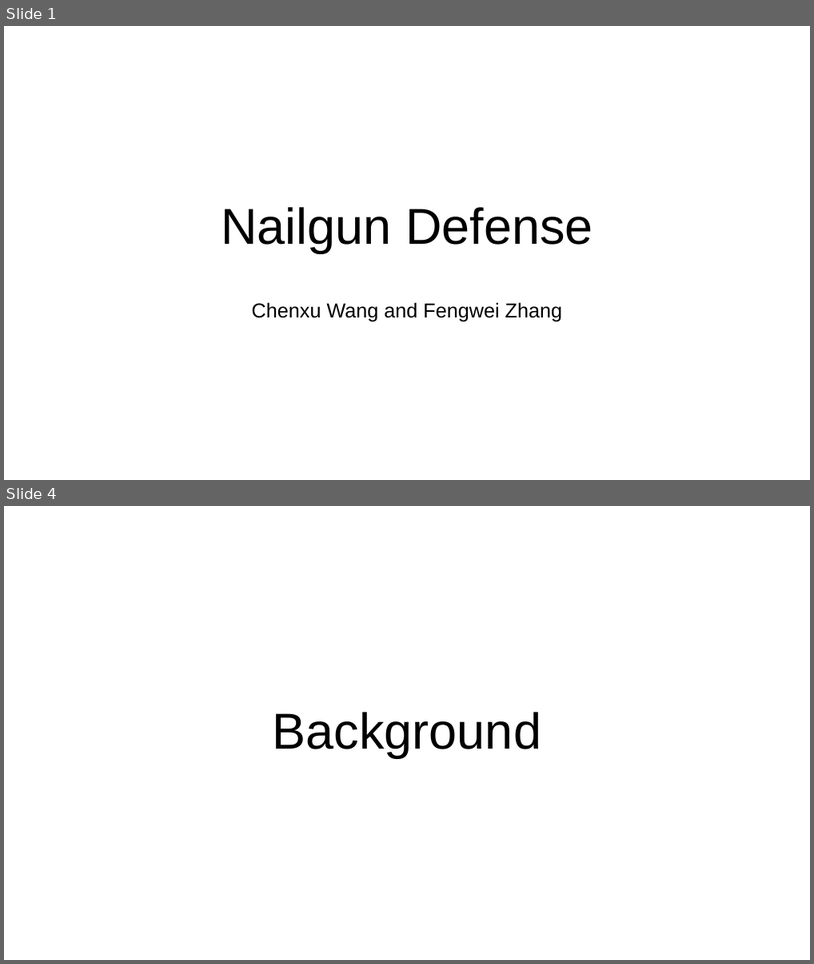
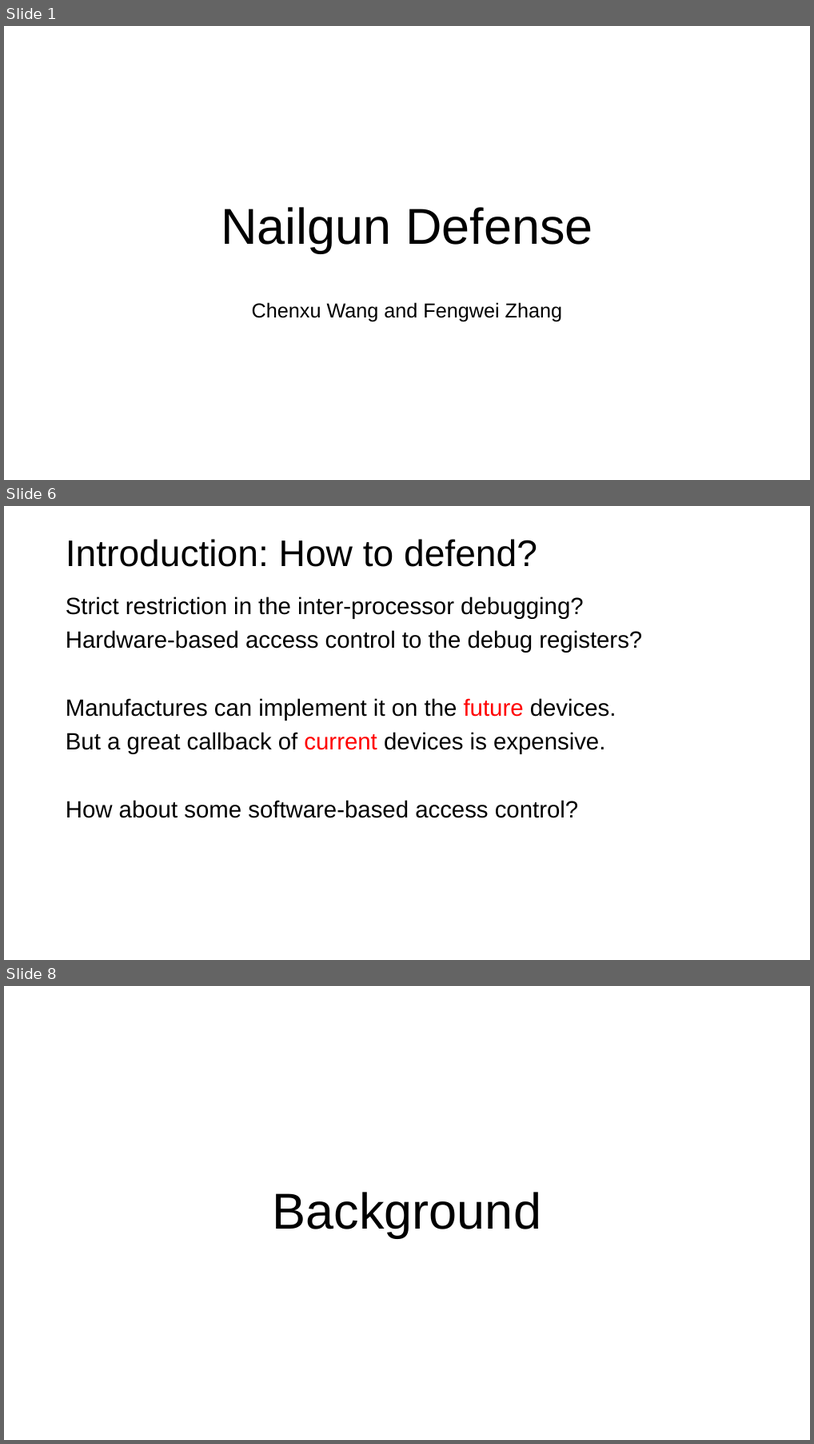
Before and after one commit to Compass-All/nailgun-teaching, a slide deck: defense-lab/NailgunDefense.pptx. Shown one above the other, each under a label of ours: slides 1 and 4 before the commit, slides 1, 6 and 8 after it; the slides between them are not shown. The pictures are 814x964 and 814x1444 pixels, drawn with LibreOffice and Linux fonts; fonts in the diff are those of the drawing; background and template pictures are left out. Boxes give left, top, right and bottom in pixels: in the first picture for what was removed or moved away, otherwise in the second. Text is boxed around its words. In the diff, an @@ line names an element or a change of style, - is before the commit and + after.

```diff
--- a/defense-lab/NailgunDefense.pptx
+++ b/defense-lab/NailgunDefense.pptx
@@ slide 6 added at <box>4,506,810,960</box>, background picture (left out) @@
@@ title added at <box>66,539,538,567</box>, 44 pt, text #000000 @@
+Introduction: How to defend?
@@ text added at <box>66,596,642,818</box>, 28 pt, text #000000 @@
+Strict restriction in the inter-processor debugging?
+Hardware-based access control to the debug registers?
+Manufactures can implement it on the future devices.
+But a great callback of current devices is expensive.
+How about some software-based access control?
@@ what was slide 4 is now slide 8 @@
```
Also in this commit, not shown: 6 slides changed, 3 other slides added.
